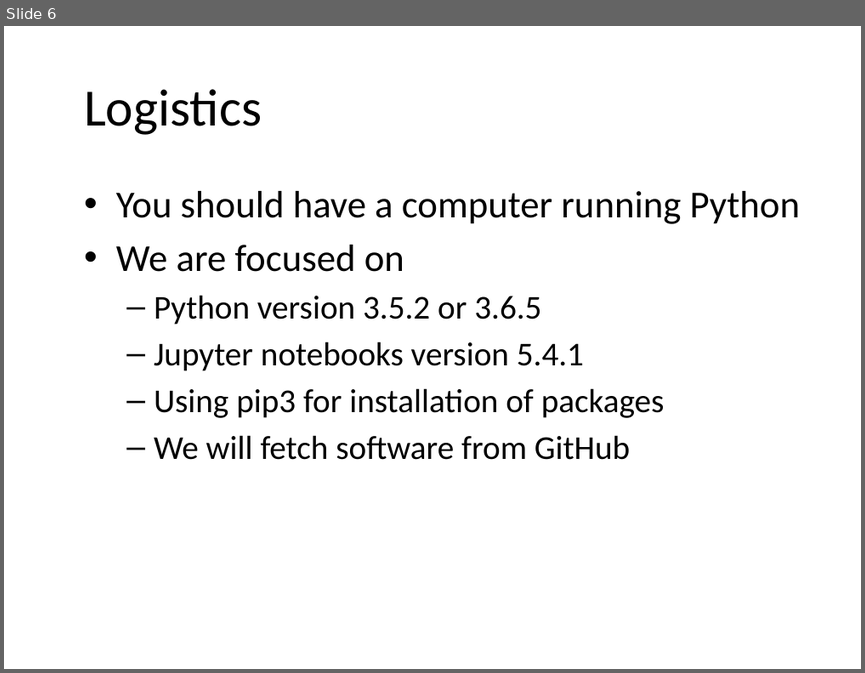
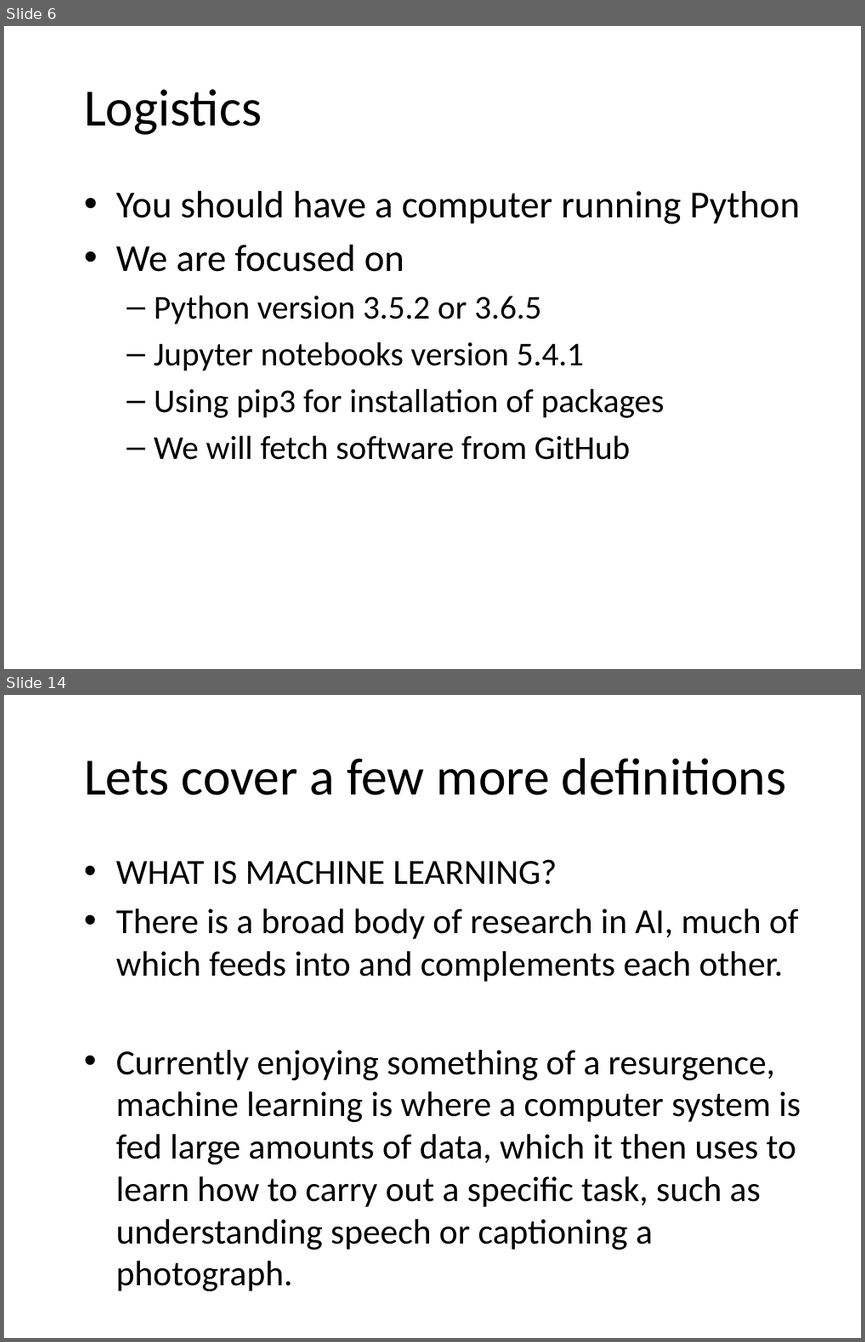
Before and after one commit to JeffRisberg/PythonNotebooksForAI, a slide deck: Documents/10-Introduction.pptx. Shown one above the other, each under a label of ours: slide 6 before the commit, slides 6 and 14 after it; the slides between them are not shown. The pictures are 865x673 and 865x1342 pixels, drawn with LibreOffice and Linux fonts; fonts in the diff are those of the drawing; background and template pictures are left out. Boxes give left, top, right and bottom in pixels: in the first picture for what was removed or moved away, otherwise in the second. Text is boxed around its words. In the diff, an @@ line names an element or a change of style, - is before the commit and + after.

```diff
--- a/Documents/10-Introduction.pptx
+++ b/Documents/10-Introduction.pptx
@@ slide 14 added at (4, 695, 861, 1338), background picture (left out) @@
@@ title added at (84, 758, 787, 795), 44 pt, text #000000 @@
+Lets cover a few more definitions
@@ text added at (116, 859, 800, 1249), 29.6 pt, text #000000 @@
+• WHAT IS MACHINE LEARNING?
+• There is a broad body of research in AI, much of which feeds into and complements each other.
+• Currently enjoying something of a resurgence, machine learning is where a computer system is fed large amounts of data, which it then uses to learn how to carry out a specific task, such as understanding speech or captioning a photograph.
```
Also in this commit, not shown: 1 slide changed, 13 other slides added, 1 slide removed.
